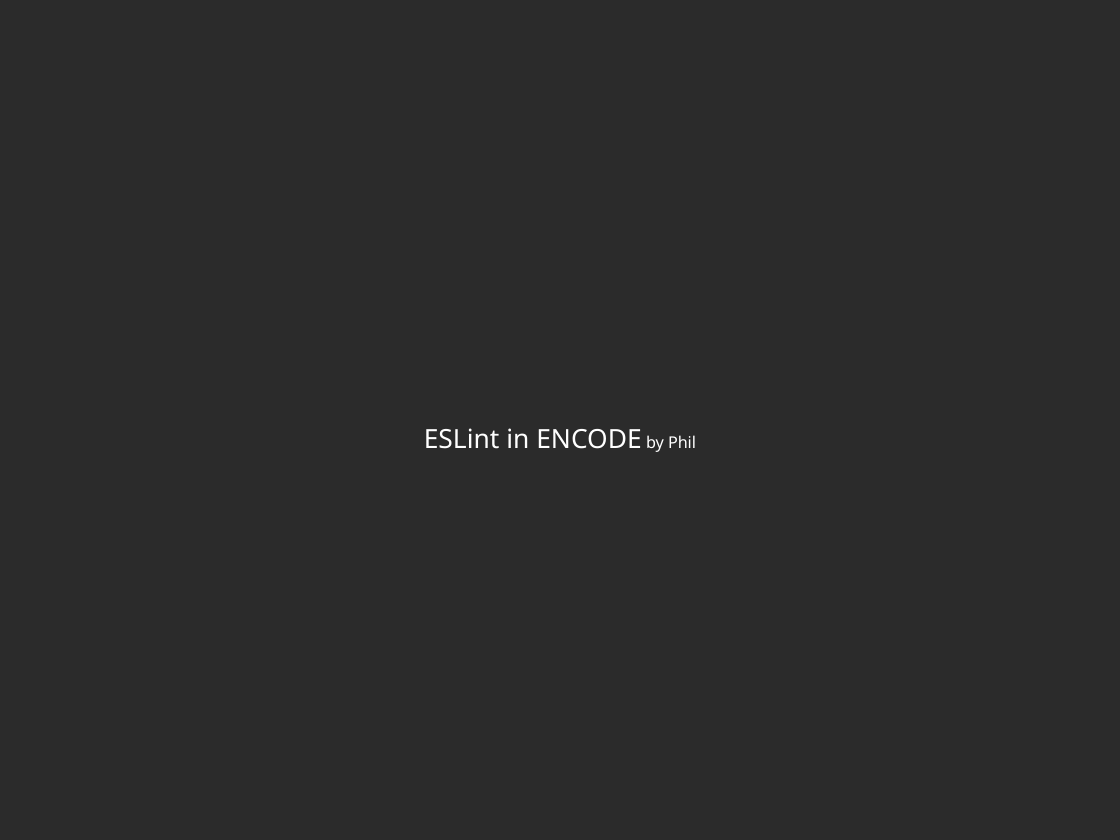
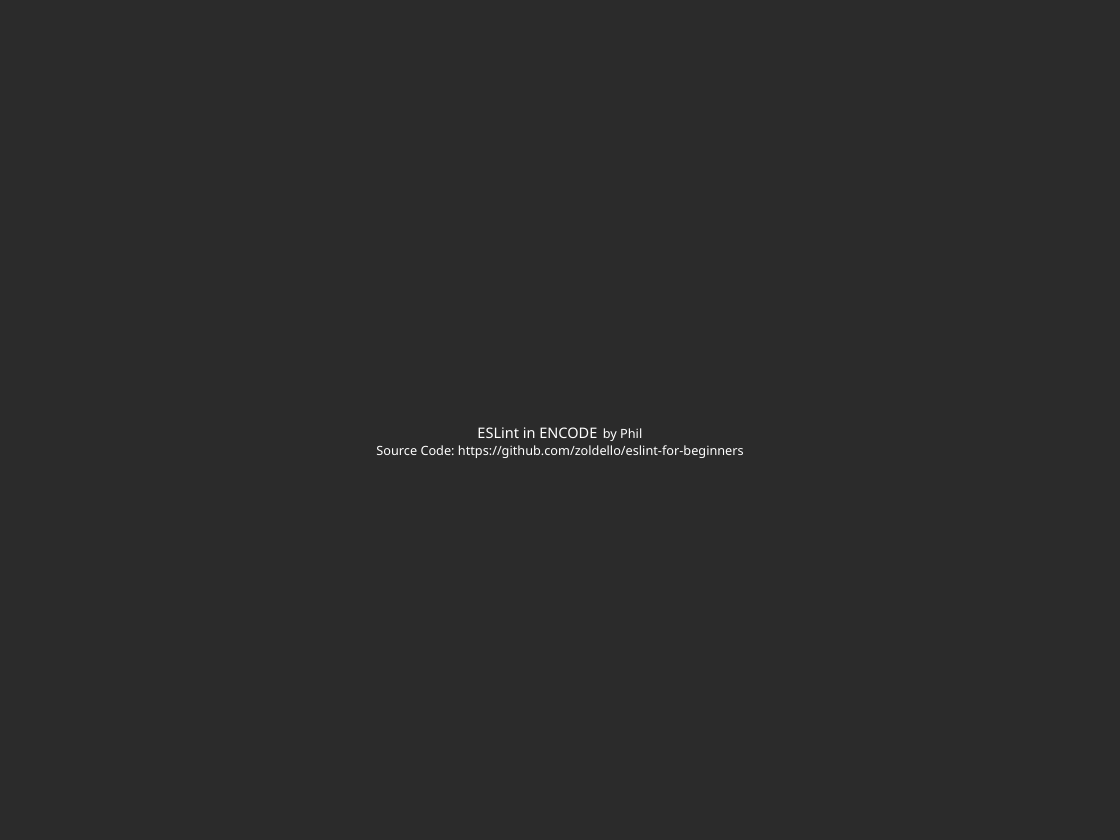
Before and after one commit to zoldello/eslint-for-beginners, a slide deck: slide 1 of eslint-talk.pptx. Drawn at 1120x840 pixels with LibreOffice and Linux fonts; fonts in the diff are those of the drawing; background and template pictures are left out; a plain dark background stands for a picture behind light text. Boxes give left, top, right and bottom in pixels: in the first picture for what was removed or moved away, otherwise in the second. Text is boxed around its words. In the diff, an @@ line names an element or a change of style, - is before the commit and + after.

```diff
--- a/eslint-talk.pptx
+++ b/eslint-talk.pptx
@@ text at (376,445,744,458): paragraph added @@
+Source Code: https://github.com/zoldello/eslint-for-beginners
@@ text at (477,427,642,441): size 18.7 to 10.2 pt in "ESLint in ENCODE"; size 11.4 to 9 pt in "by Phil" @@
```
Also in this commit, not shown: 6 other slides changed.
